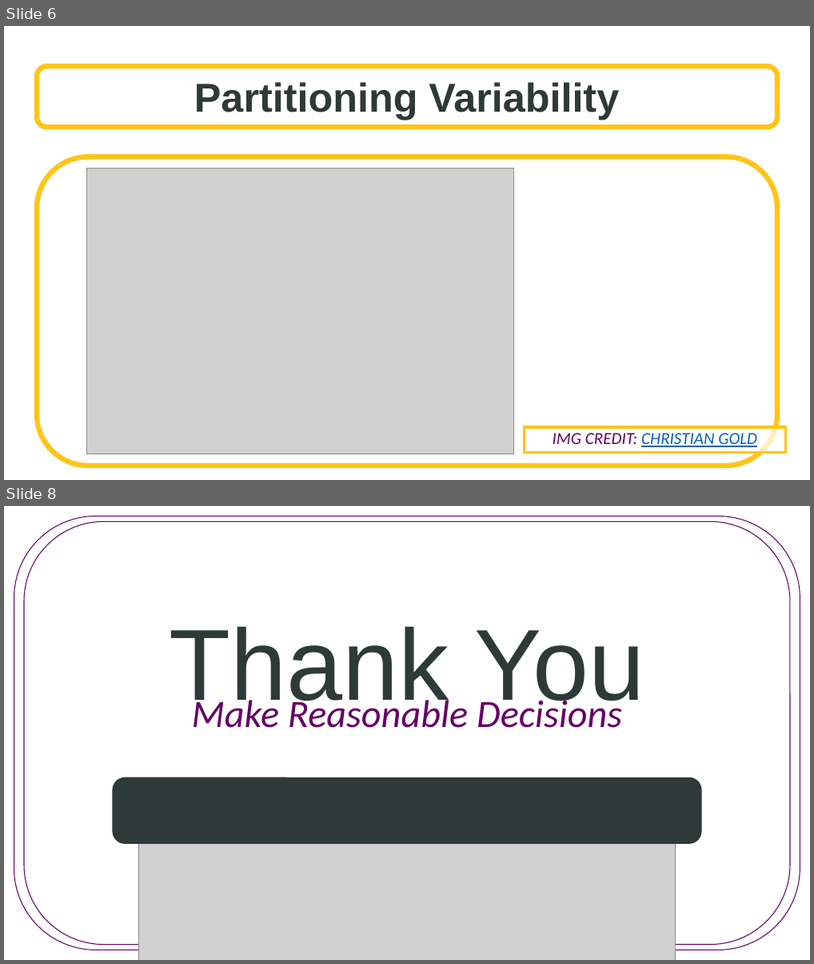
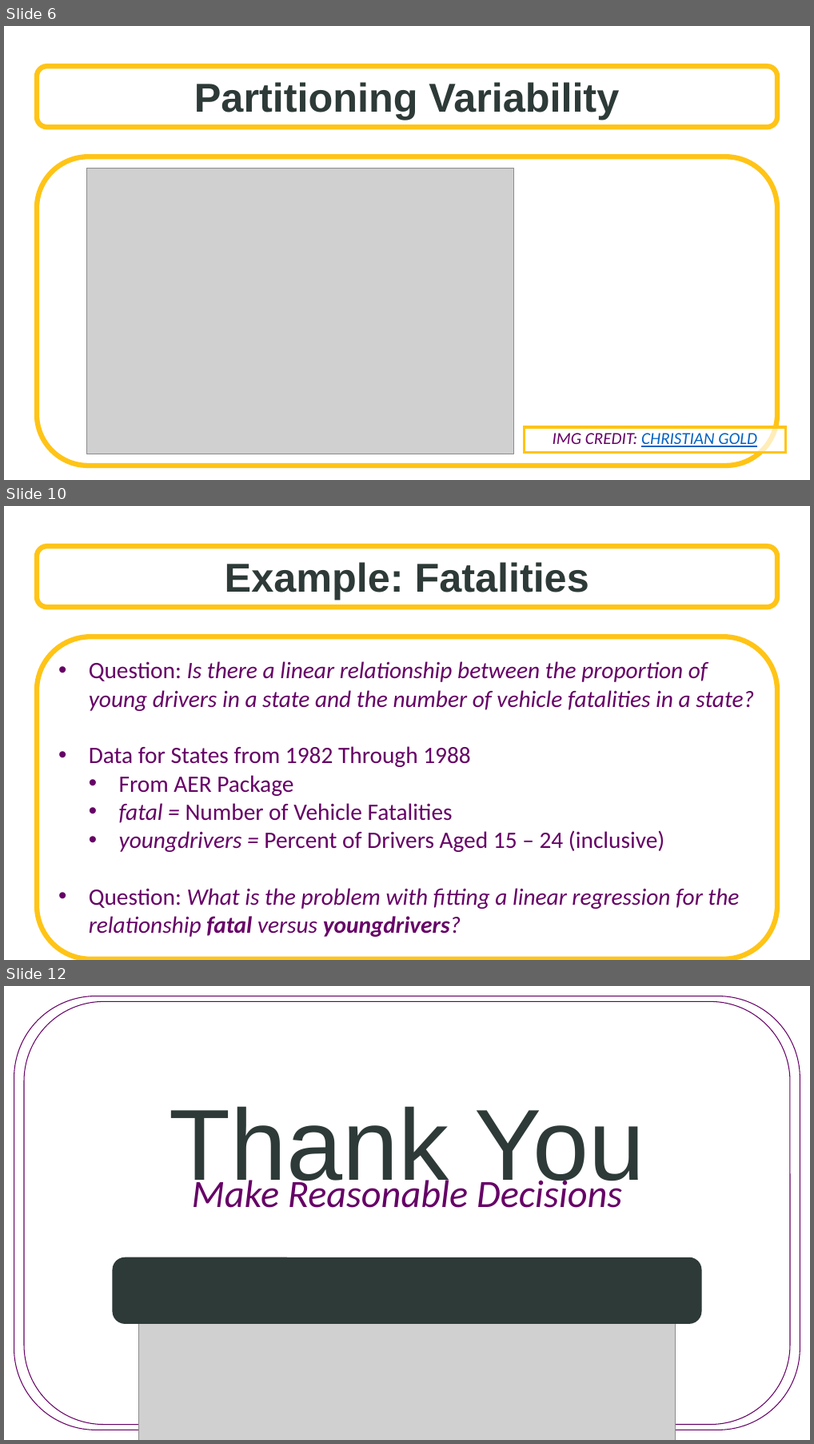
Before and after one commit to SuperMarioGiacomazzo/STOR455_WEBSITE, a slide deck: Lectures/10 - Partitioning Variability - ANOVA.pptx. Shown one above the other, each under a label of ours: slides 6 and 8 before the commit, slides 6, 10 and 12 after it; the slides between them are not shown. The pictures are 814x964 and 814x1444 pixels, drawn with LibreOffice and Linux fonts; fonts in the diff are those of the drawing; grey boxes stand for pictures; background and template pictures are left out. Boxes give left, top, right and bottom in pixels: in the first picture for what was removed or moved away, otherwise in the second. Text is boxed around its words. In the diff, an @@ line names an element or a change of style, - is before the commit and + after.

```diff
--- a/Lectures/10 - Partitioning Variability - ANOVA.pptx
+++ b/Lectures/10 - Partitioning Variability - ANOVA.pptx
@@ slide 10 added at bbox=[4, 506, 810, 960], background picture (left out) @@
@@ rounded rectangle added at bbox=[37, 546, 778, 607], fill #FFFFFF at 70% opacity, outline #FFC416 6 pt, 48 pt, text #2D3A37, bold @@
+Example: Fatalities
@@ rounded rectangle added at bbox=[37, 636, 778, 959], fill #FFFFFF, outline #FFC416 6 pt, 28 pt, text #660066, italic @@
+• Question: Is there a linear relationship between the proportion of young drivers in a state and the number of vehicle fatalities in a state?
+• Data for States from 1982 Through 1988
+  • From AER Package
+  • fatal = Number of Vehicle Fatalities
+  • youngdrivers = Percent of Drivers Aged 15 – 24 (inclusive)
+• Question: What is the problem with fitting a linear regression for the relationship fatal versus youngdrivers?
@@ what was slide 8 is now slide 12 @@
```
Also in this commit, not shown: 1 slide changed, 3 other slides added, 3 other files.
